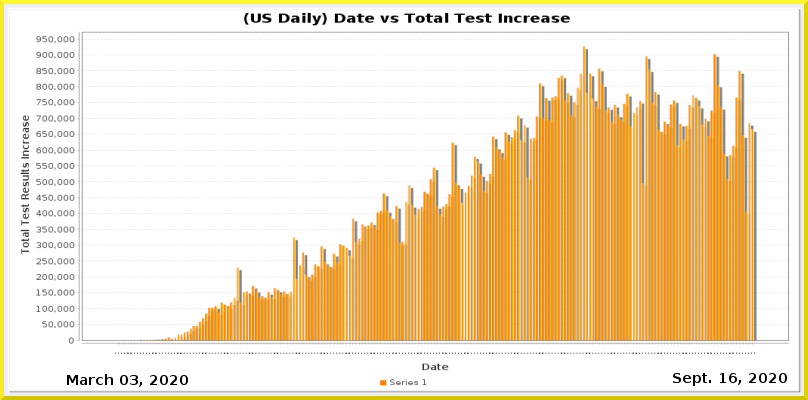
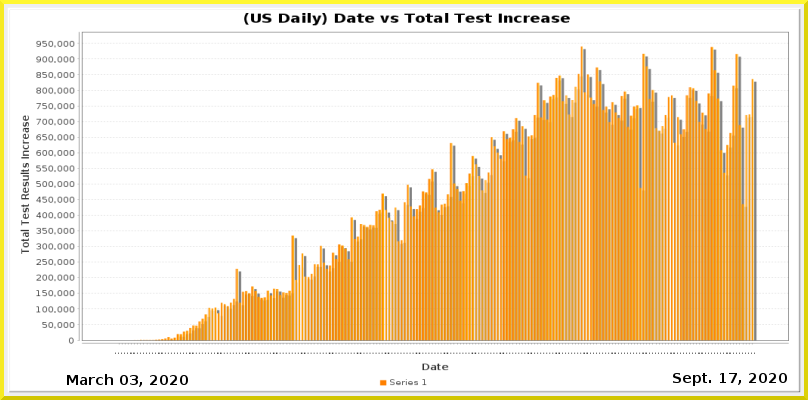
Revision of a layered w=808, h=400 image; what changed, layer by layer:
painted on "Current Date" over <box>729,373,737,383</box>
painted on "Date_vs_TestIncrease.png" over <box>36,36,789,354</box>
